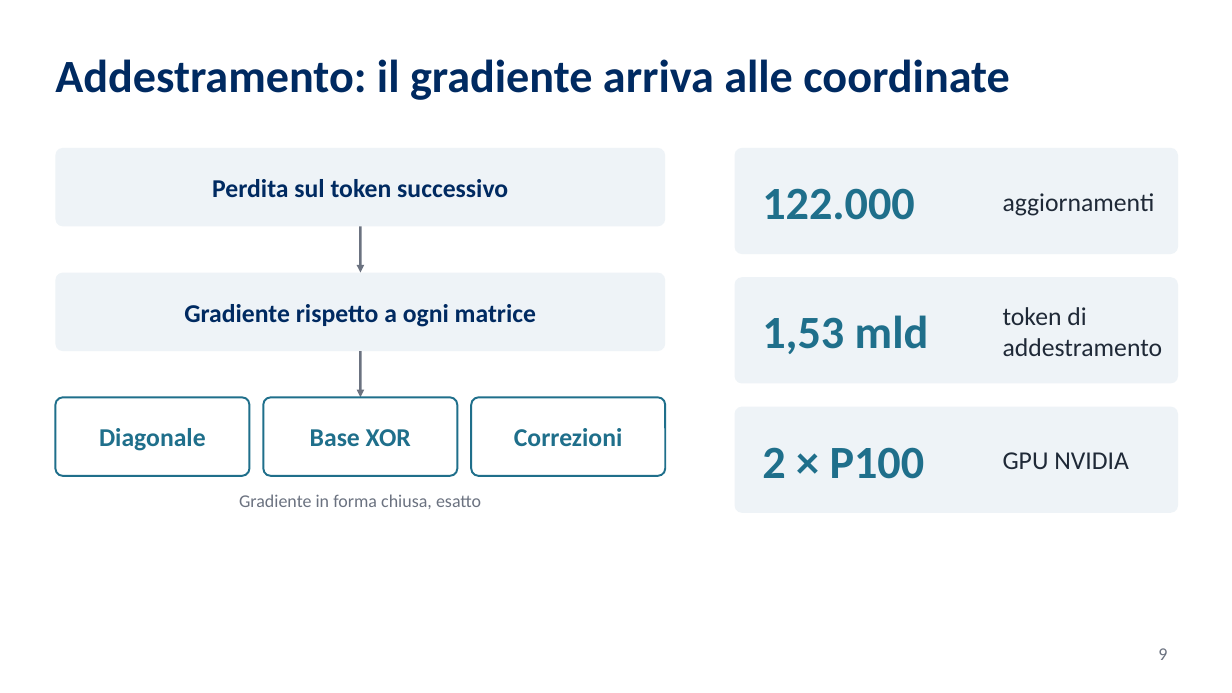
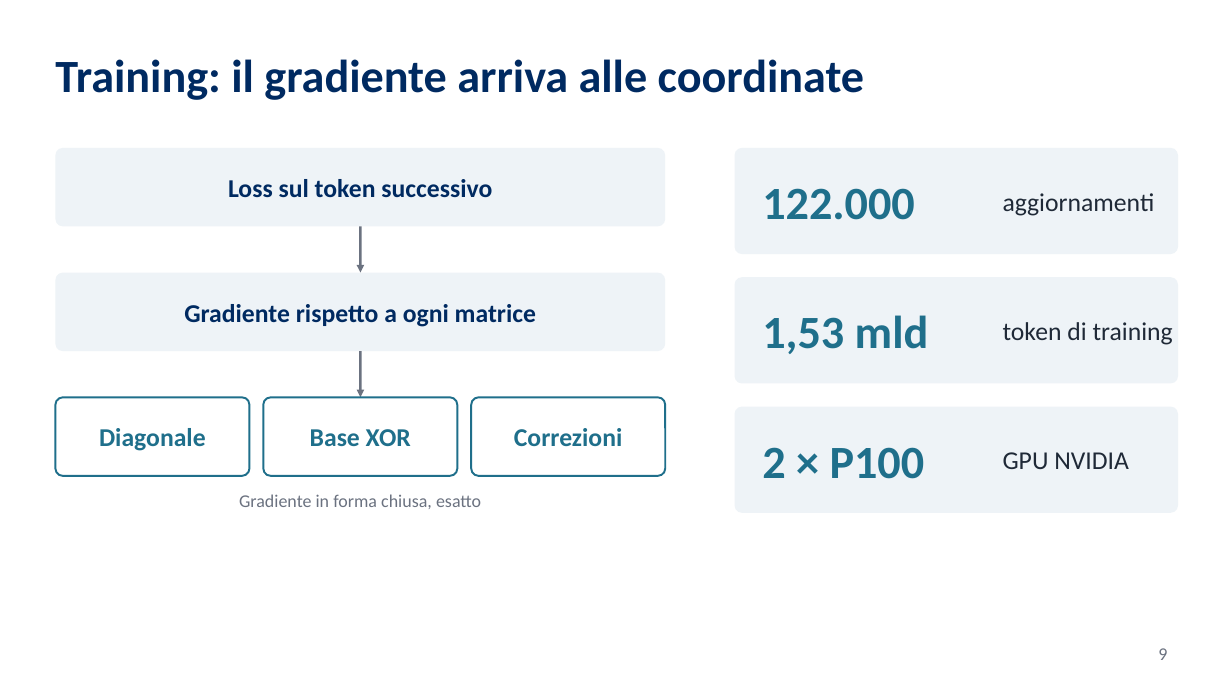
Before and after one commit to KatoteshiKuka/stera-rowmask23, a slide deck: slide 9 of presentazione/STERA_presentazione_laurea.pptx. Drawn at 1232x693 pixels with LibreOffice and Linux fonts; fonts in the diff are those of the drawing; background and template pictures are left out. Boxes give left, top, right and bottom in pixels: in the first picture for what was removed or moved away, otherwise in the second. Text is boxed around its words. In the diff, an @@ line names an element or a change of style, - is before the commit and + after.

```diff
--- a/presentazione/STERA_presentazione_laurea.pptx
+++ b/presentazione/STERA_presentazione_laurea.pptx
@@ title at (55,59,864,100): text changed @@
-Addestramento: il gradiente arriva alle coordinate
+Training: il gradiente arriva alle coordinate
@@ text at (228,179,492,197): text changed @@
-Perdita sul token successivo
+Loss sul token successivo
@@ text at (1003,322,1173,345): text changed @@
-token di addestramento
+token di training
```
Also in this commit, not shown: 9 other slides changed, 22 other files.
